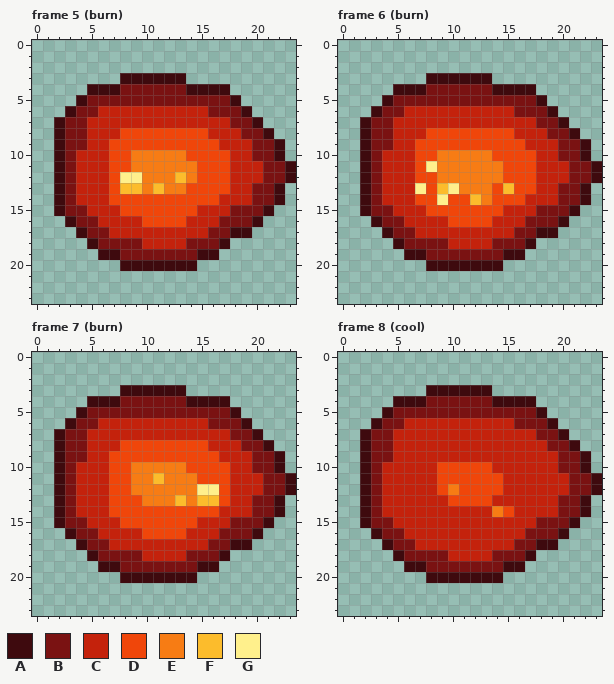
Two versions of one pixel-art file, assets/sprites/caracol_escoria/source/caracol_escoria_trail.aseprite. The picture above is the old version.
24x24 pixels, 11 frames. Shown: frame 5 (burn), frame 6 (burn), frame 7 (burn), frame 8 (cool). The commit also changed other frames, which this record leaves out.
Palette (. is transparent): A #3e0a0e  B #7a1212  C #c4220c  D #f0460a  E #f77c14  F #fcbc2c  G #fff08c
Pixels before, frame 5 (burn), first column x 2:
 3 ......AAAAAA..........
 4 ...AAABBBBBBAAAA......
 5 ..ABBBBBBBBBBBBBA.....
 6 .ABBCCCCCCCCCCBBBA....
 7 ABBCCCCCCCCCCCCCBBA...
 8 ABBCCCDDDDDDDDCCCBBA..
 9 ABBCCDDDDDDDDDDCCCBBA.
10 ABCCCDDEEEEEDDDDCCBBA.
11 ABCCCDDEEEEEEDDDCCCBBA
12 ABCCCDGGEEEFEDDDCCCBBA
13 ABCCCDFFEFEEDDDDCCBBA.
14 ABCCCDDDDDDDDDDCCCBBA.
15 ABBCCCDDDDDDDCCCBBBA..
16 .ABBCCCCDDDDCCCBBBA...
17 ..ABBCCCCCCCCCBBAA....
18 ...ABBBBCCCCBBBA......
19 ....AABBBBBBBAA.......
20 ......AAAAAAA.........
Pixels before, frame 6 (burn), first column x 2:
 3 ......AAAAAA..........
 4 ...AAABBBBBBAAAA......
 5 ..ABBBBBBBBBBBBBA.....
 6 .ABBCCCCCCCCCCBBBA....
 7 ABBCCCCCCCCCCCCCBBA...
 8 ABBCCCDDDDDDDDCCCBBA..
 9 ABBCCDDDDDDDDDDCCCBBA.
10 ABCCCDDEEEEEDDDDCCBBA.
11 ABCCCDGEEEEEEDDDCCCBBA
12 ABCCCDDEEEEEEDDDCCCBBA
13 ABCCCGDFGEEEDFDDCCBBA.
14 ABCCCDDGDDFEDDDCCCBBA.
15 ABBCCCDDDDDDDCCCBBBA..
16 .ABBCCCCDDDDCCCBBBA...
17 ..ABBCCCCCCCCCBBAA....
18 ...ABBBBCCCCBBBA......
19 ....AABBBBBBBAA.......
20 ......AAAAAAA.........
Pixels before, frame 7 (burn), first column x 2:
 3 ......AAAAAA..........
 4 ...AAABBBBBBAAAA......
 5 ..ABBBBBBBBBBBBBA.....
 6 .ABBCCCCCCCCCCBBBA....
 7 ABBCCCCCCCCCCCCCBBA...
 8 ABBCCCDDDDDDDDCCCBBA..
 9 ABBCCDDDDDDDDDDCCCBBA.
10 ABCCCDDEEEEEDDDDCCBBA.
11 ABCCCDDEEFEEEDDDCCCBBA
12 ABCCCDDEEEEEEGGDCCCBBA
13 ABCCCDDDEEEFEFFDCCBBA.
14 ABCCCDDDDDDDDDDCCCBBA.
15 ABBCCCDDDDDDDCCCBBBA..
16 .ABBCCCCDDDDCCCBBBA...
17 ..ABBCCCCCCCCCBBAA....
18 ...ABBBBCCCCBBBA......
19 ....AABBBBBBBAA.......
20 ......AAAAAAA.........
Pixels before, frame 8 (cool), first column x 2:
 3 ......AAAAAA..........
 4 ...AAABBBBBBAAAA......
 5 ..ABBBBBBBBBBBBBA.....
 6 .ABBCCCCCCCCCCBBBA....
 7 ABBCCCCCCCCCCCCCBBA...
 8 ABBCCCCCCCCCCCCCCBBA..
 9 ABBCCCCCCCCCCCCCCCBBA.
10 ABCCCCCDDDDDCCCCCCBBA.
11 ABCCCCCDDDDDDCCCCCCBBA
12 ABCCCCCDEDDDDCCCCCCBBA
13 ABCCCCCCDDDDCCCCCCBBA.
14 ABCCCCCCCCCCEDCCCCBBA.
15 ABBCCCCCCCCCCCCCBBBA..
16 .ABBCCCCCCCCCCCBBBA...
17 ..ABBCCCCCCCCCBBAA....
18 ...ABBBBCCCCBBBA......
19 ....AABBBBBBBAA.......
20 ......AAAAAAA.........
The same view after the edit:
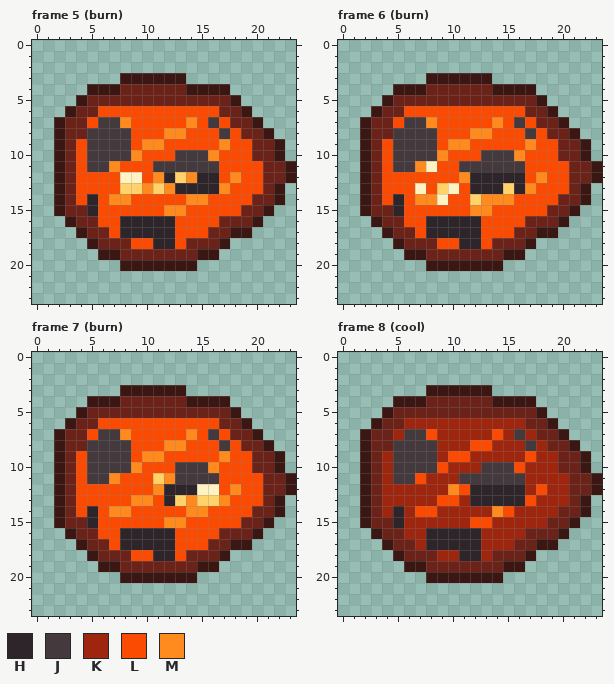
Colours new in this view: H #2d2529  J #443a3d  K #9f260e  L #fb4b03  M #ff8a1e
Log entry: fix(art): redesign slag snail and burning trail
Changes in this commit:
colour A: #3e0a0e -> #3a1712
colour B: #7a1212 -> #6a2219
colour F: #fcbc2c -> #ffd36a
colour G: #fff08c -> #fff3c4
Changed rows in their new state; - is a pixel that keeps its letter.
Frame 5 (burn):
first column x 4:
 6 --LLLLLLLLLLL----
 7 -LJJMLLLLLMLJL---
 8 -JJJJLLLMMLLLJL--
 9 LJJJJLMMLLLLLMLL-
10 LJJJJMLLLJJJMLLL-
11 LJJMLLLJJJJJJLLLL
12 LLLL--LMH-MHHLMLL
13 LLLL--M-MHHHHMLLL
14 LHLMMLLLLLMMLLLL-
15 -HLLLLLLMMLLLLL--
16 --LLHHHHHLLLL----
17 ---LHHHHHLLL-----
18 -----LLHHL-------
Frame 6 (burn):
first column x 4:
 6 --LLLLLLLLLLL----
 7 -LJJMLLLLLMLJL---
 8 -JJJJLLLMMLLLJL--
 9 LJJJJLMMLLLLLMLL-
10 LJJJJMLLLJJJMLLL-
11 LJJM-LLJJJJJJLLLL
12 LLLLLLLMHHHHHLMLL
13 LLL-L--LHHH-HMLLL
14 LHLMM-LL-MMMLLLL-
15 -HLLLLLLMMLLLLL--
16 --LLHHHHHLLLL----
17 ---LHHHHHLLL-----
18 -----LLHHL-------
Frame 7 (burn):
first column x 4:
 6 --LLLLLLLLLLL----
 7 -LJJMLLLLLMLJL---
 8 -JJJJLLLMMLLLJL--
 9 LJJJJLMMLLLLLMLL-
10 LJJJJMLLLJJJMLLL-
11 LJJMLLL-MJJJJLLLL
12 LLLLLLLMHHH--LMLL
13 LLLLLMMLH-M--MLLL
14 LHLMMLLLLLMMLLLL-
15 -HLLLLLLMMLLLLL--
16 --LLHHHHHLLLL----
17 ---LHHHHHLLL-----
18 -----LLHHL-------
Frame 8 (cool):
first column x 4:
 6 --KKKKKKKKKKK----
 7 -KJJLKKKKKLKJK---
 8 -JJJJKKKLLKKKJK--
 9 KJJJJKLLKKKKKLKK-
10 KJJJJLKKKJJJLKKK-
11 KJJLKKKJJJJJJKKKK
12 KKKKKKMLHHHHHKLKK
13 KKKKKLLKHHHHHLKKK
14 KHKLLKKKKKMLKKKK-
15 -HKKKKKKLLKKKKK--
16 --KKHHHHHKKKK----
17 ---KHHHHHKKK-----
18 -----KKHHK-------
Pixel boxes of the changes (left, top, right, bottom) in both pictures:
changed: (54, 73, 296, 271)
changed: (360, 73, 602, 271)
changed: (54, 385, 296, 583)
changed: (360, 385, 602, 583)
